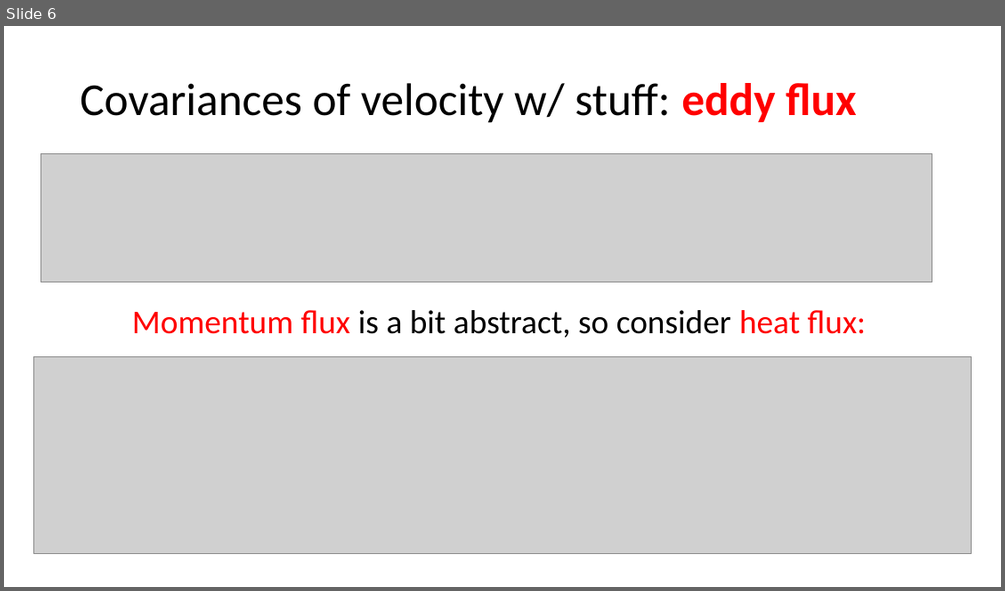
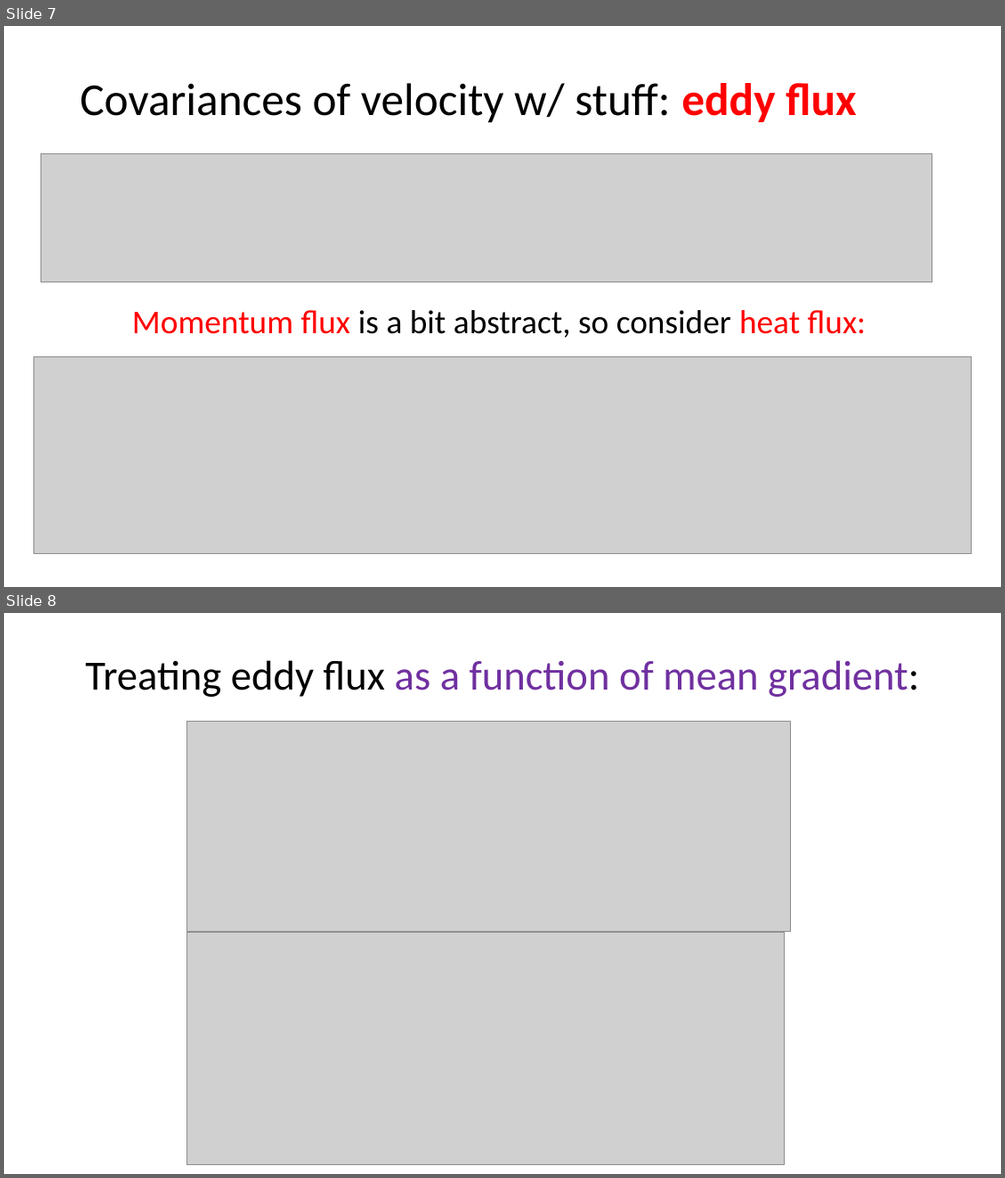
Before and after one commit to ATMOcanes/ATM651, a slide deck: Late-term_concepts/Scale_Separation_EddyFluxes.pptx. Shown one above the other, each under a label of ours: slide 6 before the commit, slides 7 and 8 after it. The pictures are 1005x591 and 1005x1178 pixels, drawn with LibreOffice and Linux fonts; fonts in the diff are those of the drawing; grey boxes stand for pictures. Boxes give left, top, right and bottom in pixels: in the first picture for what was removed or moved away, otherwise in the second. Text is boxed around its words. In the diff, an @@ line names an element or a change of style, - is before the commit and + after.

```diff
--- a/Late-term_concepts/Scale_Separation_EddyFluxes.pptx
+++ b/Late-term_concepts/Scale_Separation_EddyFluxes.pptx
@@ slide 8 added at [4, 613, 1001, 1174], background #FFFFFF @@
@@ title added at [85, 660, 919, 697], 40 pt, text #7030A0 @@
+Treating eddy flux as a function of mean gradient:
@@ picture added at [187, 721, 791, 932] @@
@@ picture added at [187, 932, 784, 1164] @@
@@ what was slide 6 is now slide 7 @@
```
Also in this commit, not shown: 2 other slides added.
